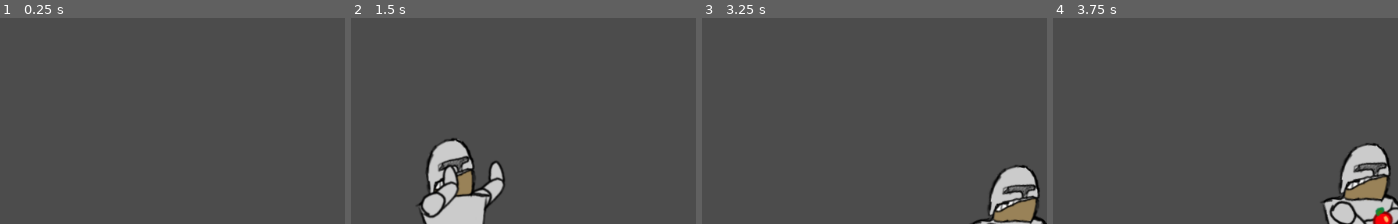
Above: before the commit, frames 1-4 (left to right).
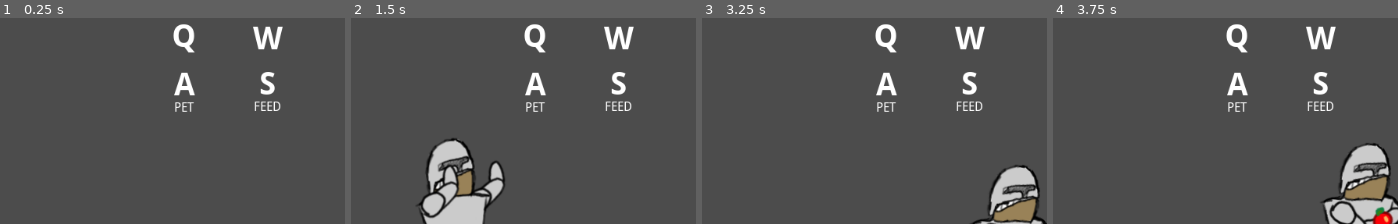
Above: after the commit, the same moments.

Repository: Wall-Dough/unstable
Game: Godot game, scene res://level/Level.tscn
Same seed, same stepped clock (60 frames per second), same inputs: the game is played once before the commit and once after it.
Inputs:
- Up to frame 1 (0.25 s): no input
- Up to frame 2 (1.5 s): hold Right (move_right) 0.53-1.28 s; hold S (give) 0.53-1.28 s; tap Up (jump) at 0.77 s; hold A (kick_left) from 1.28 s (still down); tap S (give) at 1.35 s
- Up to frame 3 (3.25 s): tap Up (jump) at 1.52, 3.02 s; release A (kick_left) at 2.03 s; hold S (give) 2.03-2.78 s; hold Right (move_right) from 2.03 s (still down); tap S (give) at 2.85 s
- Up to frame 4 (3.75 s): release Right (move_right) at 3.53 s; hold A (kick_left) from 3.53 s (still down); hold S (give) from 3.53 s (still down)
The pictures show only the part of the screen within x 19-69%, y 0-50%; the shares and areas given below are measured in that part.

The runs differ from the first frame. In frame 1, 2.1% of the frame differs, in the area x 50-83%, y 2-46%; in frame 2, 2.1%; in frame 3, 2.1%; in frame 4, 2.1%.

Commit message:
Show controls on screen

Diff:
--- /dev/null
+++ b/controls/Controls.gd
@@ -0,0 +1,23 @@
+extends Control
+
+
+# Declare member variables here. Examples:
+# var a = 2
+# var b = "text"
+
+
+# Called when the node enters the scene tree for the first time.
+func _ready():
+	pass # Replace with function body.
+
+func show_combat():
+	$non_combat.hide()
+	$combat.show()
+
+func show_non_combat():
+	$combat.hide()
+	$non_combat.show()
+
+# Called every frame. 'delta' is the elapsed time since the previous frame.
+#func _process(delta):
+#	pass
--- /dev/null
+++ b/controls/Controls.tscn
@@ -0,0 +1,159 @@
+[gd_scene load_steps=6 format=2]
+
+[ext_resource path="res://fonts/droid-sans/DroidSans-Bold.ttf" type="DynamicFontData" id=1]
+[ext_resource path="res://fonts/droid-sans/DroidSans.ttf" type="DynamicFontData" id=2]
+[ext_resource path="res://controls/Controls.gd" type="Script" id=3]
+
+[sub_resource type="DynamicFont" id=1]
+size = 41
+font_data = ExtResource( 1 )
+
+[sub_resource type="DynamicFont" id=2]
+font_data = ExtResource( 2 )
+
+[node name="Controls" type="Control"]
+anchor_right = 1.0
+anchor_bottom = 1.0
+script = ExtResource( 3 )
+__meta__ = {
+"_edit_use_anchors_": false
+}
+
+[node name="Q key" type="Label" parent="."]
+margin_left = 43.5853
+margin_top = -1.03772
+margin_right = 83.5853
+margin_bottom = 47.9623
+custom_fonts/font = SubResource( 1 )
+text = "Q"
+uppercase = true
+__meta__ = {
+"_edit_use_anchors_": false
+}
+
+[node name="W key" type="Label" parent="."]
+margin_left = 148.399
+margin_top = 2.07567
+margin_right = 188.399
+margin_bottom = 51.0757
+custom_fonts/font = SubResource( 1 )
+text = "W"
+uppercase = true
+__meta__ = {
+"_edit_use_anchors_": false
+}
+
+[node name="A key" type="Label" parent="."]
+margin_left = 46.7892
+margin_top = 61.23
+margin_right = 86.7892
+margin_bottom = 110.23
+custom_fonts/font = SubResource( 1 )
+text = "A"
+uppercase = true
+__meta__ = {
+"_edit_use_anchors_": false
+}
+
+[node name="S key" type="Label" parent="."]
+margin_left = 155.664
+margin_top = 60.1922
+margin_right = 195.664
+margin_bottom = 109.192
+custom_fonts/font = SubResource( 1 )
+text = "S"
+uppercase = true
+__meta__ = {
+"_edit_use_anchors_": false
+}
+
+[node name="non_combat" type="Control" parent="."]
+margin_left = 14.5292
+margin_top = 60.1923
+margin_right = 54.5292
+margin_bottom = 100.192
+__meta__ = {
+"_edit_use_anchors_": false
+}
+
+[node name="pet" type="Label" parent="non_combat"]
+margin_left = 31.9002
+margin_top = 45.9205
+margin_right = 71.9002
+margin_bottom = 64.9205
+custom_fonts/font = SubResource( 2 )
+text = "PET"
+uppercase = true
+__meta__ = {
+"_edit_use_anchors_": false
+}
+
+[node name="feed" type="Label" parent="non_combat"]
+margin_left = 134.114
+margin_top = 44.9001
+margin_right = 174.114
+margin_bottom = 63.9001
+custom_fonts/font = SubResource( 2 )
+text = "feed"
+uppercase = true
+__meta__ = {
+"_edit_use_anchors_": false
+}
+
+[node name="combat" type="Control" parent="."]
+visible = false
+margin_left = 14.5292
+margin_top = 60.1923
+margin_right = 54.5292
+margin_bottom = 100.192
+__meta__ = {
+"_edit_use_anchors_": false
+}
+
+[node name="left_punch" type="Label" parent="combat"]
+margin_left = 2.07559
+margin_top = -12.4536
+margin_right = 42.0756
+margin_bottom = 6.54643
+custom_fonts/font = SubResource( 2 )
+text = "left punch"
+uppercase = true
+__meta__ = {
+"_edit_use_anchors_": false
+}
+
+[node name="right_punch" type="Label" parent="combat"]
+margin_left = 101.704
+margin_top = -12.4536
+margin_right = 202.704
+margin_bottom = 6.54643
+custom_fonts/font = SubResource( 2 )
+text = "right punch"
+uppercase = true
+__meta__ = {
+"_edit_use_anchors_": false
+}
+
+[node name="left_kick" type="Label" parent="combat"]
+margin_left = 7.5074
+margin_top = 44.8684
+margin_right = 76.5074
+margin_bottom = 63.8684
+custom_fonts/font = SubResource( 2 )
+text = "left kick"
+uppercase = true
+__meta__ = {
+"_edit_use_anchors_": false
+}
+
+[node name="right_kick" type="Label" parent="combat"]
+margin_left = 112.679
+margin_top = 44.6252
+margin_right = 193.679
+margin_bottom = 63.6252
+custom_fonts/font = SubResource( 2 )
+text = "right kick"
+uppercase = true
+__meta__ = {
+"_edit_use_anchors_": false
+}
--- /dev/null
+++ b/fonts/droid-sans/DroidSans.tres
@@ -0,0 +1,7 @@
+[gd_resource type="DynamicFont" load_steps=2 format=2]
+
+[ext_resource path="res://fonts/droid-sans/DroidSans.ttf" type="DynamicFontData" id=1]
+
+[resource]
+size = 68
+font_data = ExtResource( 1 )
--- a/level/Level.gd
+++ b/level/Level.gd
@@ -30,6 +30,10 @@
 
 func set_combat_mode(combat_mode):
 	$Player.set_combat_mode(combat_mode)
+	if combat_mode:
+		$Controls.show_combat()
+	else:
+		$Controls.show_non_combat()
 
 # Called every frame. 'delta' is the elapsed time since the previous frame.
 #func _process(delta):
--- a/level/Level.tscn
+++ b/level/Level.tscn
@@ -1,9 +1,10 @@
-[gd_scene load_steps=7 format=2]
+[gd_scene load_steps=8 format=2]
 
 [ext_resource path="res://monster/Monster.tscn" type="PackedScene" id=1]
 [ext_resource path="res://player/Player.tscn" type="PackedScene" id=2]
 [ext_resource path="res://level/Level.gd" type="Script" id=3]
 [ext_resource path="res://sounds/Sounds.tscn" type="PackedScene" id=4]
+[ext_resource path="res://controls/Controls.tscn" type="PackedScene" id=5]
 
 [sub_resource type="RectangleShape2D" id=1]
 extents = Vector2( 1000, 50 )
@@ -52,3 +53,9 @@
 shape = SubResource( 2 )
 
 [node name="Sounds" parent="." instance=ExtResource( 4 )]
+
+[node name="Controls" parent="." instance=ExtResource( 5 )]
+margin_left = 363.803
+margin_top = 52.981
+margin_right = 363.803
+margin_bottom = 52.981
Not shown, added: fonts/droid-sans/Apache License.txt
Binary file added: fonts/droid-sans/DroidSans-Bold.ttf
Binary file added: fonts/droid-sans/DroidSans.ttf
